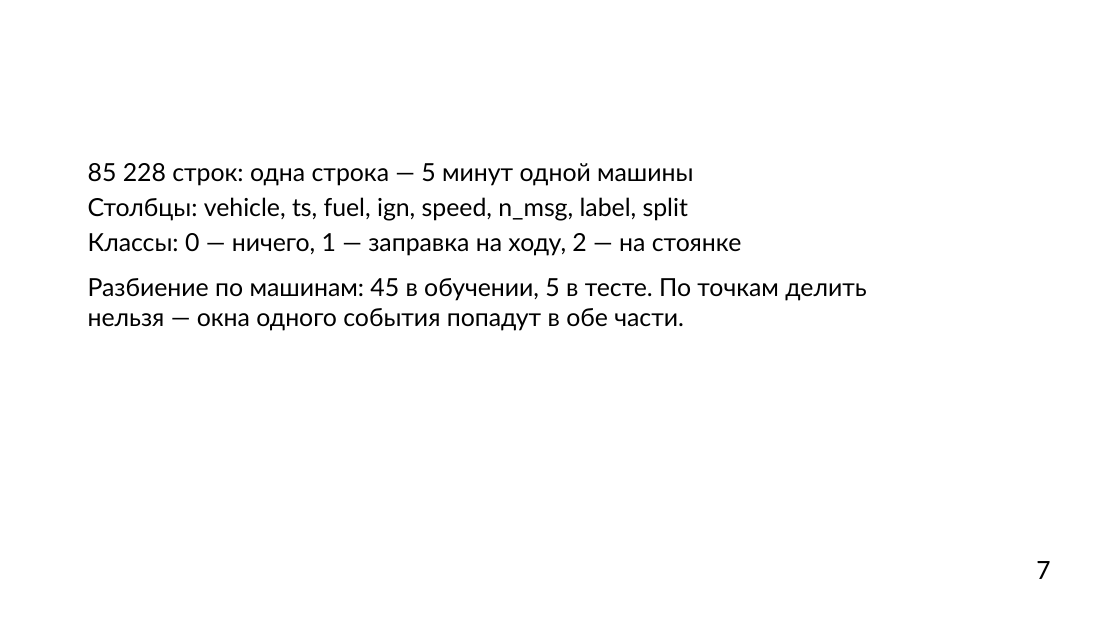
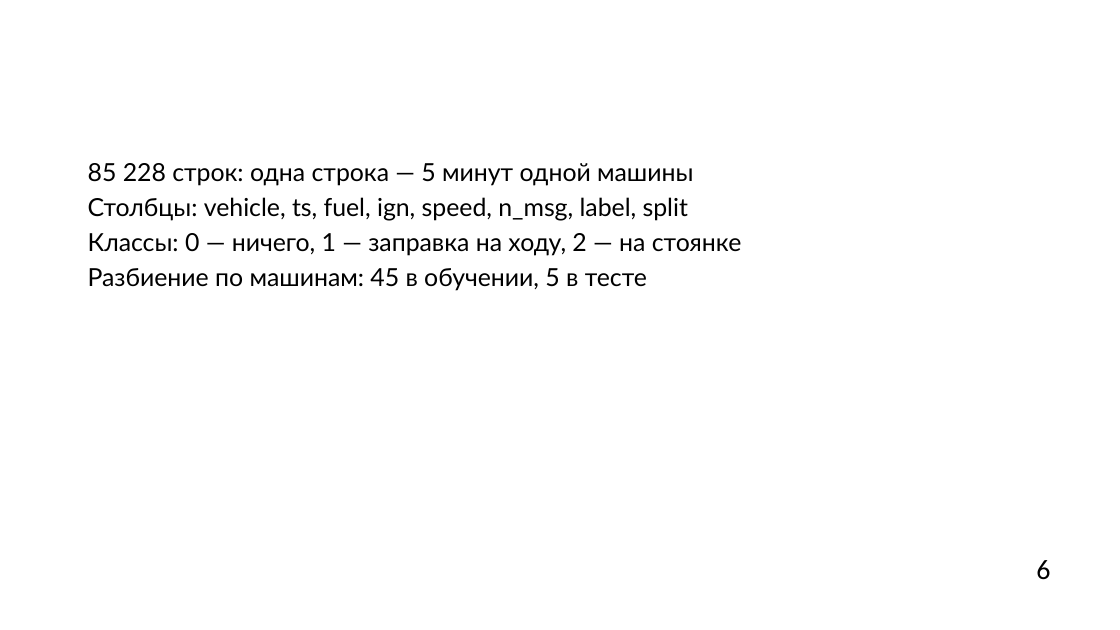
Before and after one commit to hehehelp123/fuel-refuel-lab, a slide deck: slide 6 of Лаба_заправки.pptx (slide 7 before the commit). Drawn at 1120x630 pixels with LibreOffice and Linux fonts; fonts in the diff are those of the drawing; background and template pictures are left out. Boxes give left, top, right and bottom in pixels: in the first picture for what was removed or moved away, otherwise in the second. Text is boxed around its words. In the diff, an @@ line names an element or a change of style, - is before the commit and + after.

```diff
--- a/Лаба_заправки.pptx
+++ b/Лаба_заправки.pptx
@@ text at box(88, 268, 647, 291): text changed @@
-Разбиение по машинам: 45 в обучении, 5 в тесте. По точкам делить нельзя — окна одного события попадут в обе части.
+Разбиение по машинам: 45 в обучении, 5 в тесте
@@ text at box(1036, 560, 1050, 580): text changed @@
-7
+6
```
Also in this commit, not shown: 12 other slides changed, 1 slide added, 2 slides removed, 10 other files.
